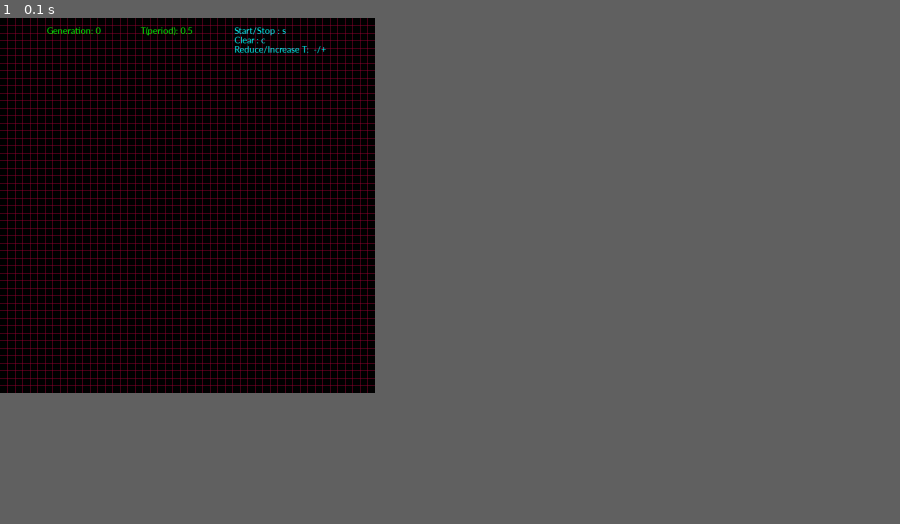
Above: before the commit, frame 1.
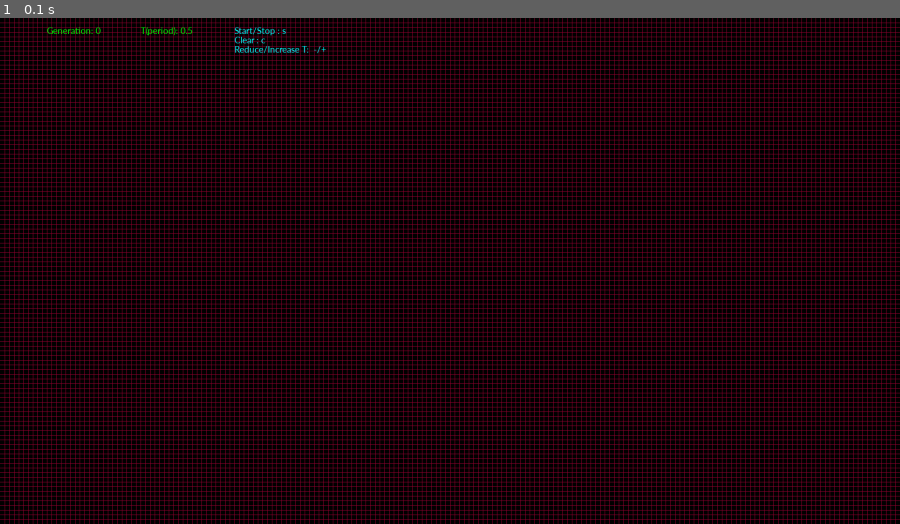
Above: after the commit, the same moment.

Repository: gioditalia/pygameOfLife
Game: pygame game, started from pygol/pygol.py
Same seed, same stepped clock (60 frames per second), same inputs: the game is played once before the commit and once after it. The source is Python 2; it was converted automatically to run under Python 3.
Inputs:
- Up to frame 1 (0.1 s): no input
In our replay, the window is 375x375 before the commit and 900x506 after it. These sizes can differ from the game's own. Grey fills any space a smaller window leaves; there, only what the larger window draws over its background counts as a difference.

The runs differ from the first frame. In frame 1, 45% of the frame differs, in the area x 0-100%, y 0-100%.

Commit message:
added fullscreen option

Diff:
--- a/pygol/pygol.py
+++ b/pygol/pygol.py
@@ -19,13 +19,14 @@
 
 class pyGOL:
 
-    def __init__(self,X,Y,size):
+    def __init__(self,X,Y,size,fullscreen=True):
         self.__X = X
         self.__Y = Y
         self.__size = size
         self.__cells_color = (150,150,150) #when active (255,255,255)
         self.__bg_color = (0,0,0)
         self.__grid_color = (150,0,50)
+        self.__fullscreen = fullscreen
         self.__run = False  #evolve?
         self.__gen_sleep = 0.5  #T(period) to the next generation
         self.__gen_counter = 0  #Number of generation passed
@@ -33,8 +34,10 @@
     def on_init(self):
         pygame.init()
         self.__running = True
-        self.__display = pygame.display.set_mode(self.__size,pygame.FULLSCREEN, 16)
-        #self.__display = pygame.display.set_mode(self.__size,pygame.HWSURFACE)
+        if self.__fullscreen:
+            self.__display = pygame.display.set_mode(self.__size,pygame.DOUBLEBUF|pygame.HWSURFACE|pygame.FULLSCREEN,16)
+        else:
+            self.__display = pygame.display.set_mode(self.__size,pygame.DOUBLEBUF|pygame.HWSURFACE,16)
         self.__gridCalc()
         self.__GOL = core.gameOfLife(self.__X,self.__Y)
 
@@ -172,6 +175,6 @@
         self.__cells_color = (150,150,150)
 
 if __name__ == "__main__" :
-    # TODO: manage argv for rows,columns and size
-    app = pyGOL(50,50,(800,800))
+    # TODO: manage argv for rows,columns, size and fullscreen
+    app = pyGOL(192,108,(1920,1080))
     app.on_execute()
Binary file added: screen/blink_and_glider.png
